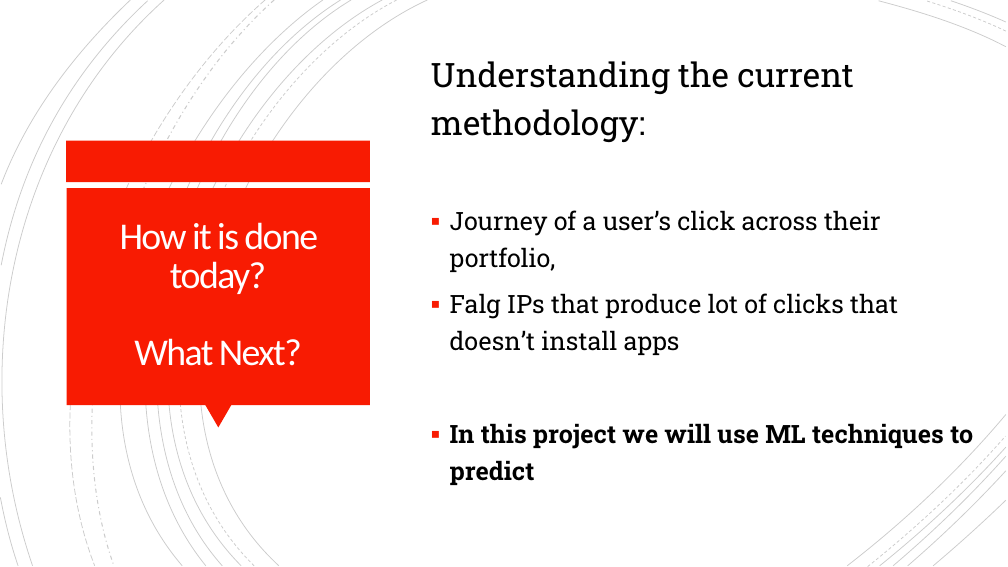
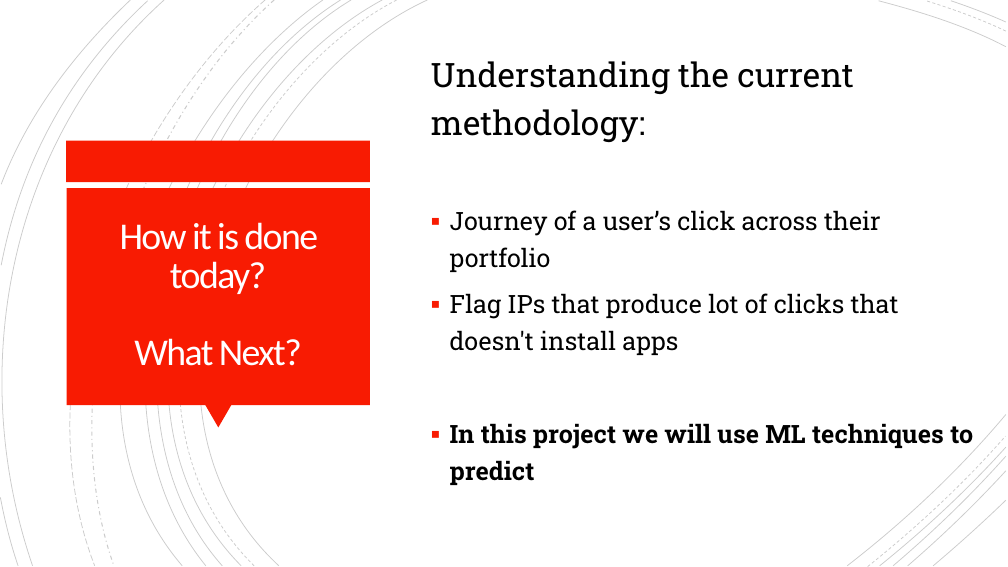
Before and after one commit to ChiruGit/MLProject, a slide deck: slide 3 of MLFinalProject-AdFraudDetection using ConvNeuralNetworks.pptx. Drawn at 1008x567 pixels with LibreOffice and Linux fonts; fonts in the diff are those of the drawing. Boxes give left, top, right and bottom in pixels: in the first picture for what was removed or moved away, otherwise in the second. Text is boxed around its words. In the diff, an @@ line names an element or a change of style, - is before the commit and + after.

```diff
--- a/MLFinalProject-AdFraudDetection using ConvNeuralNetworks.pptx
+++ b/MLFinalProject-AdFraudDetection using ConvNeuralNetworks.pptx
@@ text at box(450, 210, 899, 355): text changed @@
-▪ Journey of a user’s click across their portfolio,
-▪ Falg IPs that produce lot of clicks that doesn’t install apps
+▪ Journey of a user’s click across their portfolio
+▪ Flag IPs that produce lot of clicks that doesn't install apps
```
Also in this commit, not shown: 2 other slides changed, 5 slides added, 1 other file.
